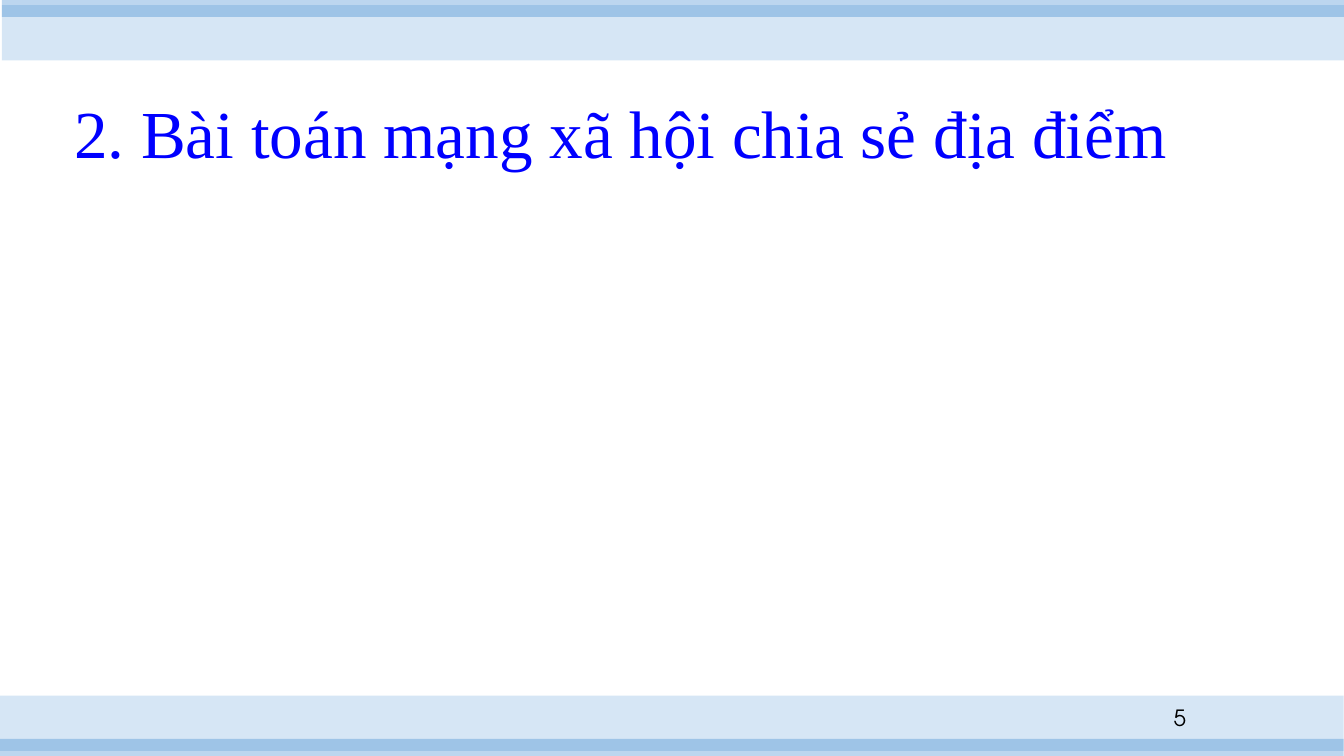
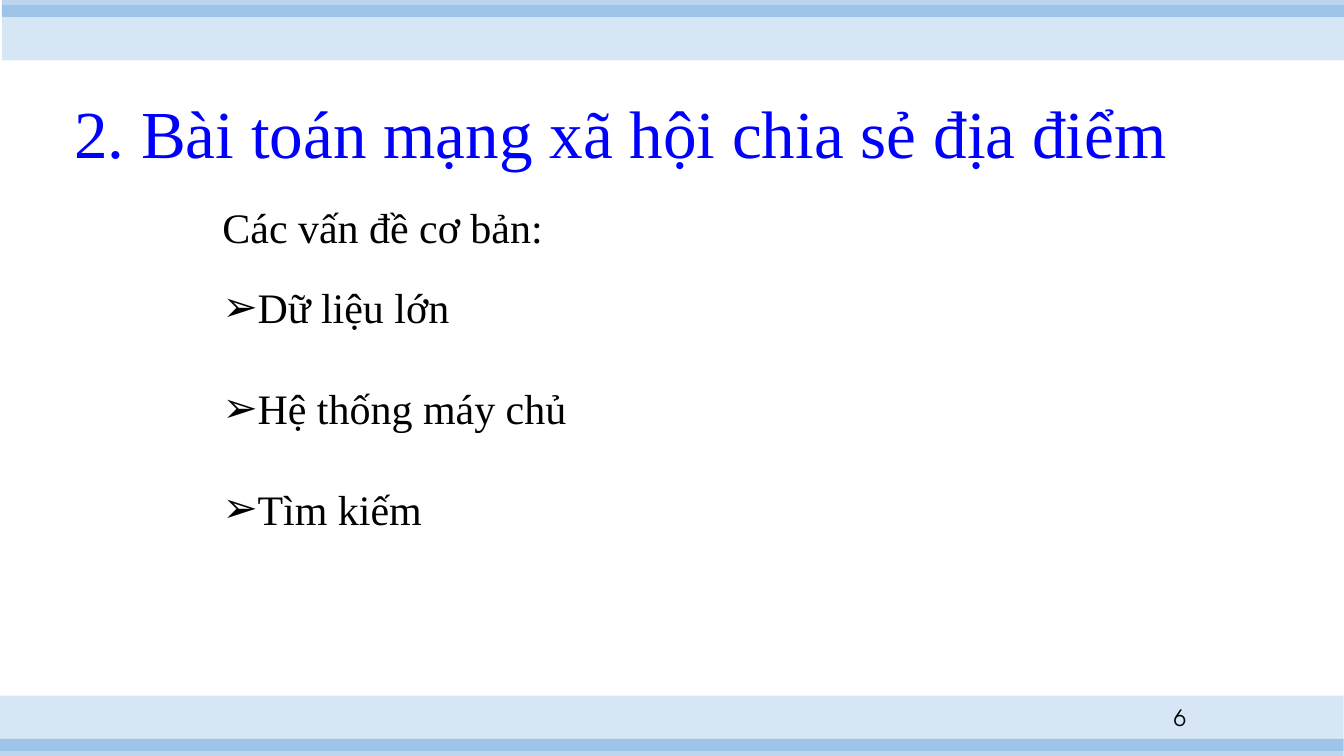
Before and after one commit to hvngoc/Presentation, a slide deck: slide 6 of slide.pptx (slide 5 before the commit). Drawn at 1344x756 pixels with LibreOffice and Linux fonts; fonts in the diff are those of the drawing. Boxes give left, top, right and bottom in pixels: in the first picture for what was removed or moved away, otherwise in the second. Text is boxed around its words. In the diff, an @@ line names an element or a change of style, - is before the commit and + after.

Commit message:
updated

```diff
--- a/slide.pptx
+++ b/slide.pptx
@@ text added at (222,212,542,244), 30 pt, text #000000 @@
+Các vấn đề cơ bản:
@@ text added at (258,293,567,526), 30 pt, text #000000 @@
+➢ Dữ liệu lớn
+➢ Hệ thống máy chủ
+➢ Tìm kiếm
@@ page number at (1174,709,1186,727): text changed @@
-5
+6
```
Also in this commit, not shown: 2 other slides changed, 7 slides added, 1 slide removed.
